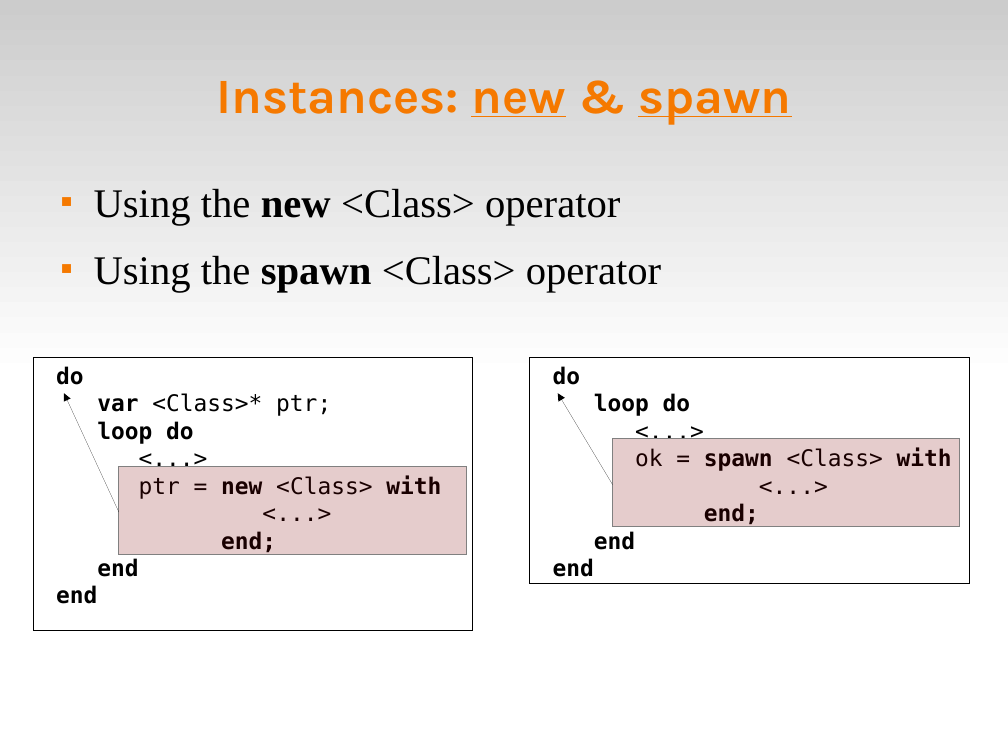
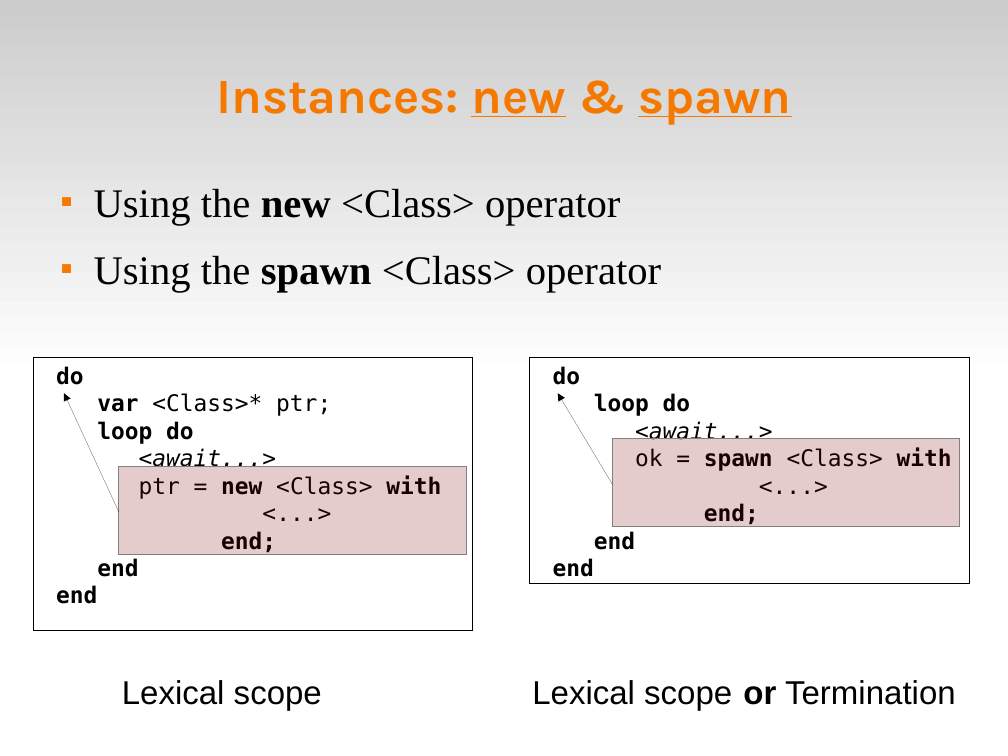
Before and after one commit to fsantanna-no/ceu-docs, a slide deck: slide 12 of ceu_dyn.odp. Drawn at 1008x756 pixels with LibreOffice and Linux fonts; fonts in the diff are those of the drawing. Boxes give left, top, right and bottom in pixels: in the first picture for what was removed or moved away, otherwise in the second. Text is boxed around its words. In the diff, an @@ line names an element or a change of style, - is before the commit and + after.

```diff
--- a/ceu_dyn.odp
+++ b/ceu_dyn.odp
@@ text in rectangle at box(139, 448, 277, 473): text changed; italic on @@
-<...>
+<await...>
@@ text in rectangle at box(635, 421, 773, 445): text changed; italic on @@
-<...>
+<await...>
@@ text added at box(122, 680, 956, 710), 26 pt, text #000000 @@
+Lexical scope Lexical scope or Termination
```
Also in this commit, not shown: 10 other slides changed, 1 slide added, 5 other files.
